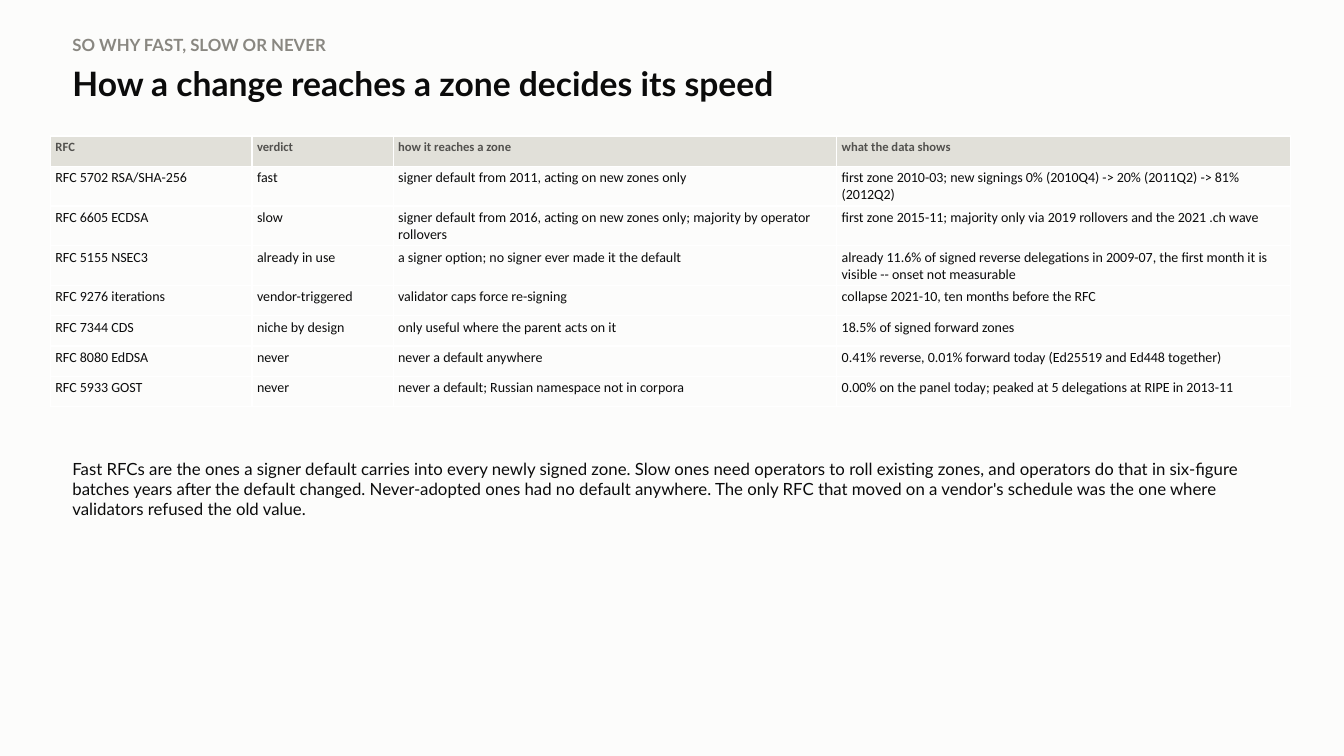
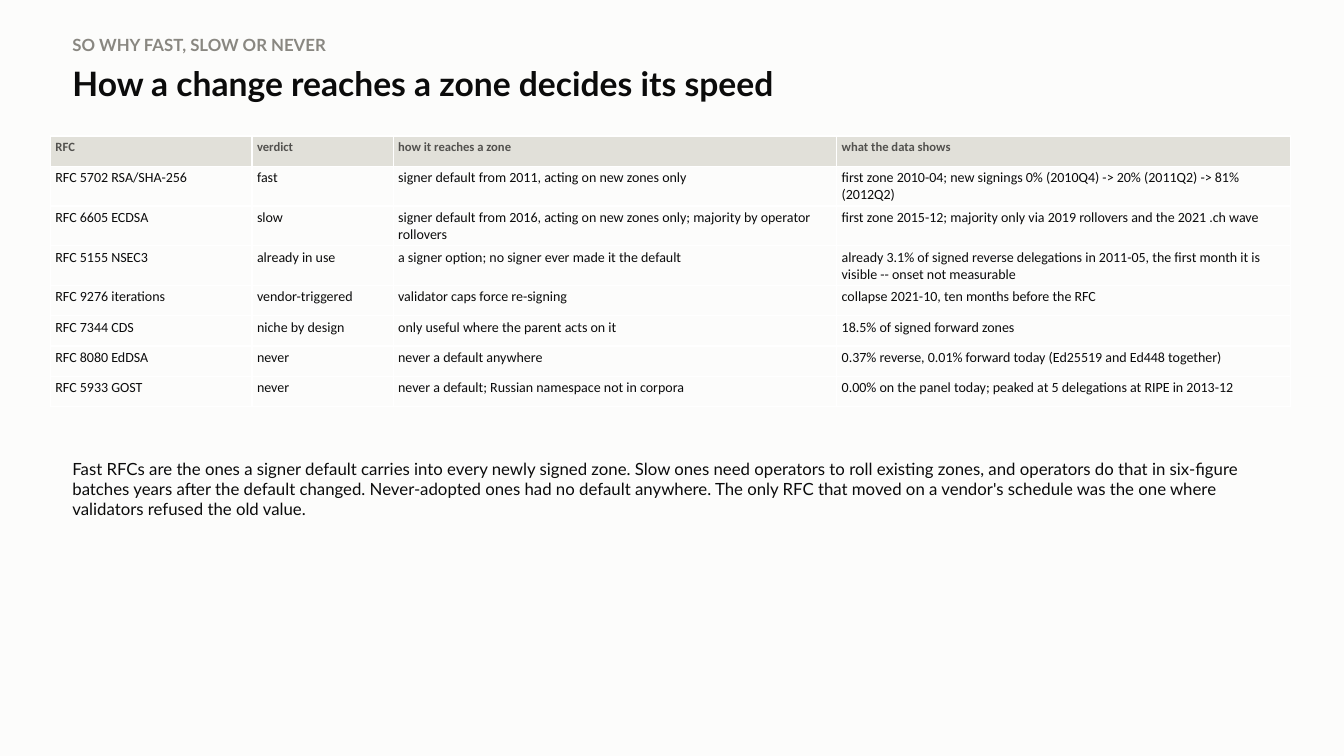
Before and after one commit to j776w781/rfc_adoption, a slide deck: slide 8 of out/analysis/dnssec_software_summary.pptx. Drawn at 1344x756 pixels with LibreOffice and Linux fonts; fonts in the diff are those of the drawing. Boxes give left, top, right and bottom in pixels: in the first picture for what was removed or moved away, otherwise in the second. Text is boxed around its words. In the diff, an @@ line names an element or a change of style, - is before the commit and + after.

```diff
--- a/out/analysis/dnssec_software_summary.pptx
+++ b/out/analysis/dnssec_software_summary.pptx
@@ table at bbox=[50, 136, 1291, 399] @@
-row 2, column 4: first zone 2010-03; new signings 0% (2010Q4) -> 20% (2011Q2) -> 81% (2012Q2)
+row 2, column 4: first zone 2010-04; new signings 0% (2010Q4) -> 20% (2011Q2) -> 81% (2012Q2)
-row 3, column 4: first zone 2015-11; majority only via 2019 rollovers and the 2021 .ch wave
+row 3, column 4: first zone 2015-12; majority only via 2019 rollovers and the 2021 .ch wave
-row 4, column 4: already 11.6% of signed reverse delegations in 2009-07, the first month it is visible -- onset not measurable
+row 4, column 4: already 3.1% of signed reverse delegations in 2011-05, the first month it is visible -- onset not measurable
-row 7, column 4: 0.41% reverse, 0.01% forward today (Ed25519 and Ed448 together)
+row 7, column 4: 0.37% reverse, 0.01% forward today (Ed25519 and Ed448 together)
-row 8, column 4: 0.00% on the panel today; peaked at 5 delegations at RIPE in 2013-11
+row 8, column 4: 0.00% on the panel today; peaked at 5 delegations at RIPE in 2013-12
```
Also in this commit, not shown: 3 other slides changed, 18 other files.
